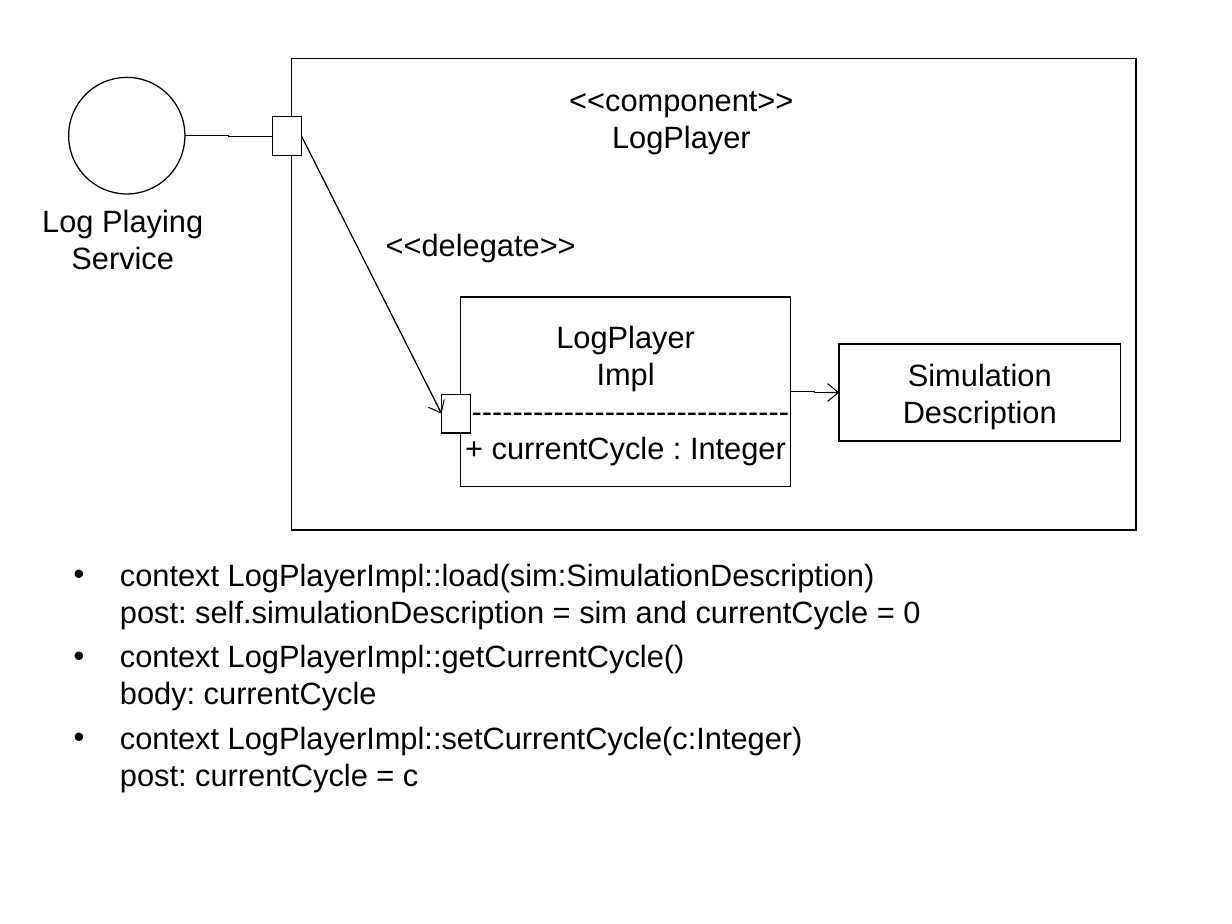
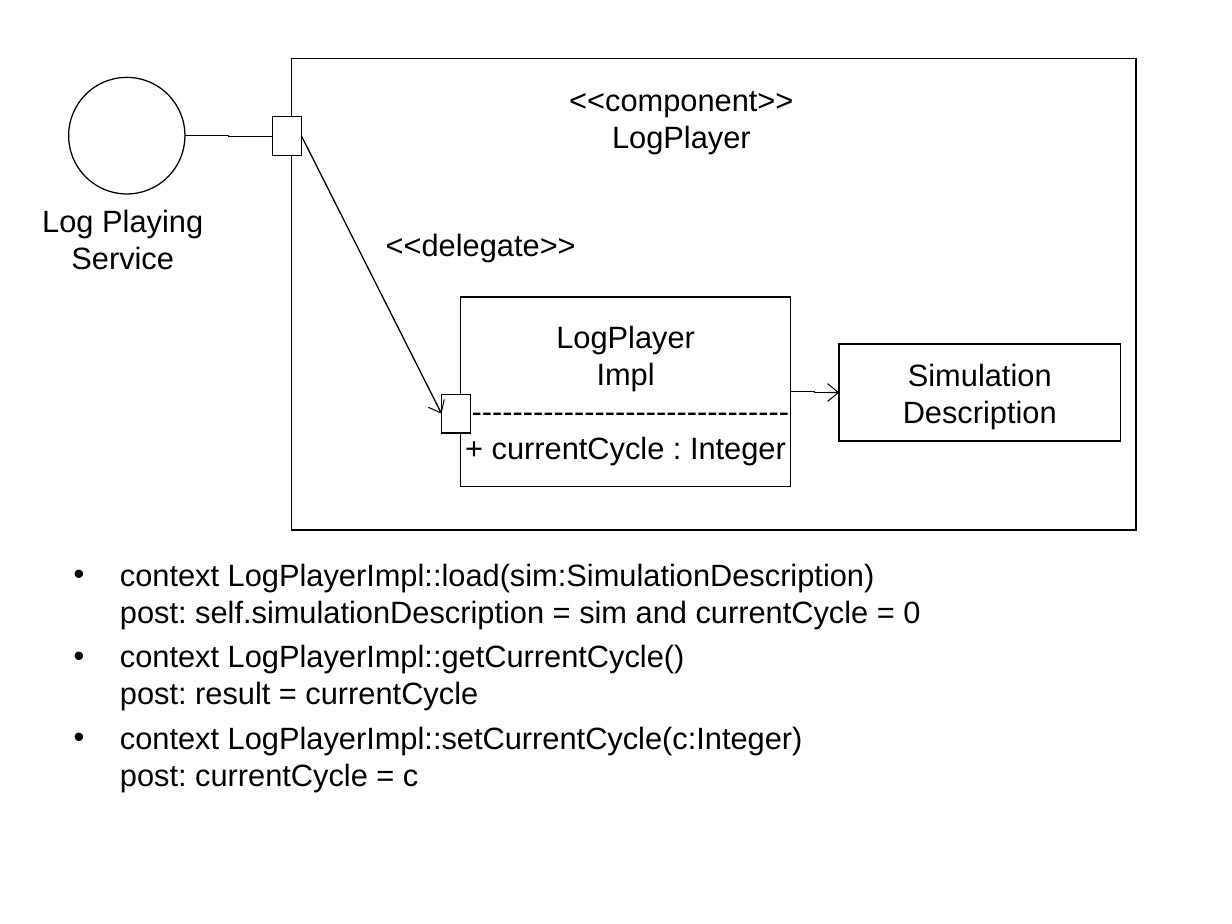
Before and after one commit to krishprince/rollerslam, a slide deck: slide 10 of docs/Logging/LoggingPIM.ppt. Drawn at 1232x924 pixels with LibreOffice and Linux fonts; fonts in the diff are those of the drawing. Boxes give left, top, right and bottom in pixels: in the first picture for what was removed or moved away, otherwise in the second. Text is boxed around its words. In the diff, an @@ line names an element or a change of style, - is before the commit and + after.

Commit message:
Implemented Log Player BICT. Added LogPlayerBICT models.

```diff
--- a/docs/Logging/LoggingPIM.ppt
+++ b/docs/Logging/LoggingPIM.ppt
@@ text at (120, 644, 685, 710): text changed @@
-• context LogPlayerImpl::getCurrentCycle()
-  body: currentCycle
+• context LogPlayerImpl::getCurrentCycle()
+  post: result = currentCycle
```
Also in this commit, not shown: 6 other slides changed, 5 slides added, 1 slide removed, 3 other files.
